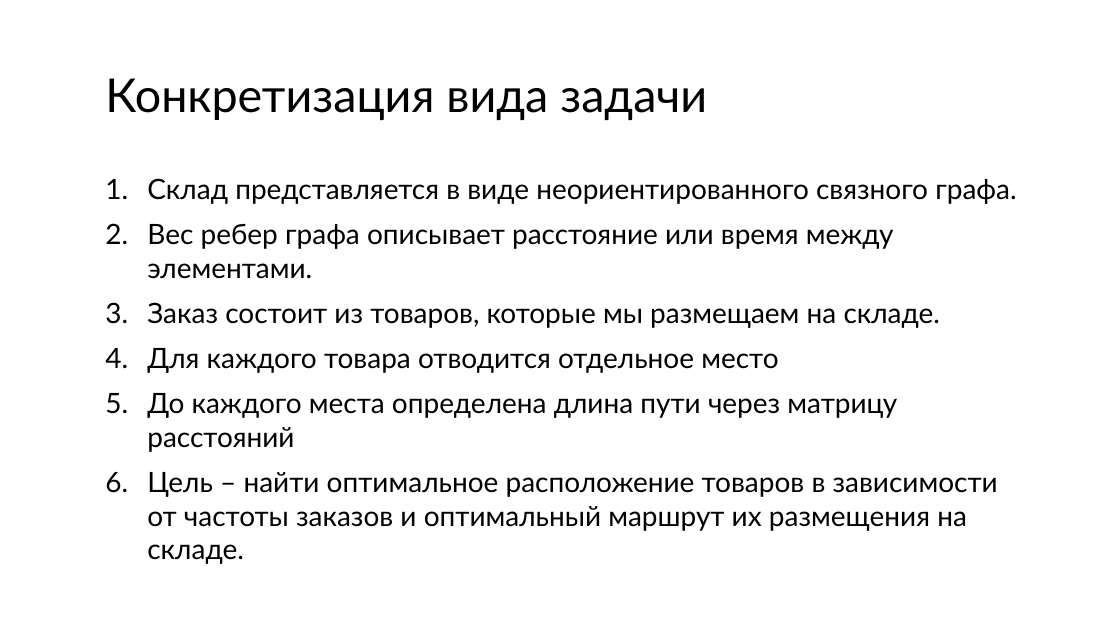
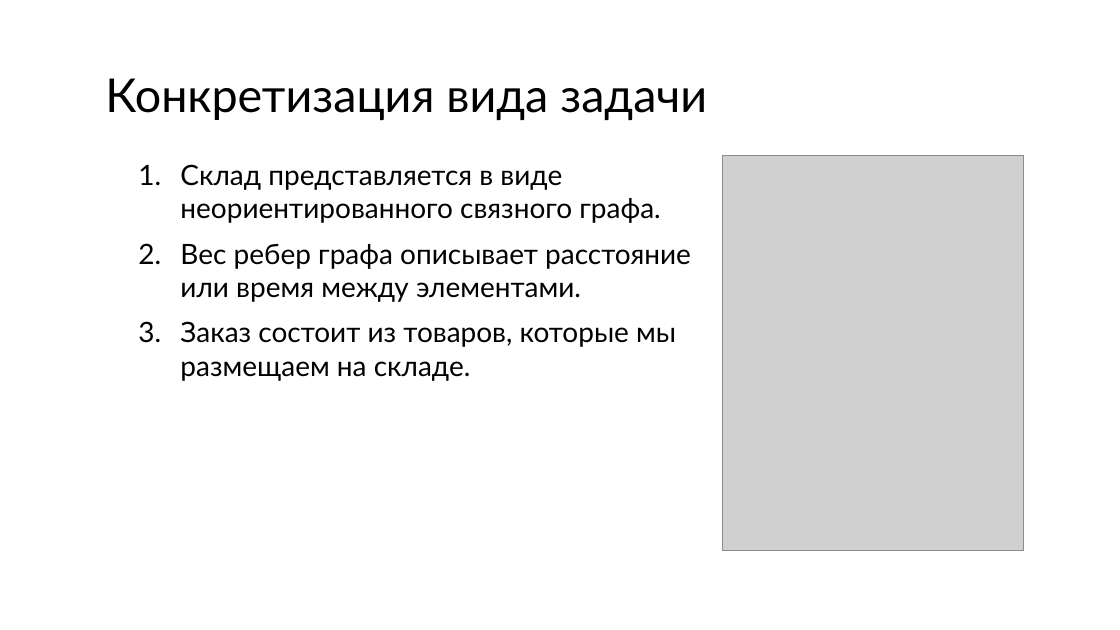
Before and after one commit to w1ldhoneyp1e/goods-distribution-warehouse, a slide deck: slide 3 of presentation.pptx. Drawn at 1120x630 pixels with LibreOffice and Linux fonts; fonts in the diff are those of the drawing; grey boxes stand for pictures. Boxes give left, top, right and bottom in pixels: in the first picture for what was removed or moved away, otherwise in the second. Text is boxed around its words. In the diff, an @@ line names an element or a change of style, - is before the commit and + after.

Commit message:
Что-то новое с текстом и презентацией. Сохранил отдельно картинки для презы. Сделал версию для научной деятельности

```diff
--- a/presentation.pptx
+++ b/presentation.pptx
@@ text "Склад представляется в виде неориентированного ...": place and size @@
-text "Склад представляется в виде неориентированного ..." at (147,178,1016,564)
+text "Склад представляется в виде неориентированного ..." at (180,164,691,381)
@@ picture added at (723,155,1023,550) @@
@@ text at (147,348,998,564): paragraphs removed @@
-4. Для каждого товара отводится отдельное место
-5. До каждого места определена длина пути через матрицу расстояний
-6. Цель – найти оптимальное расположение товаров в зависимости от частоты заказов и оптимальный маршрут их размещения на складе.
```
Also in this commit, not shown: 15 other slides changed, 23 slides added, 3 slides removed, 29 other files.
